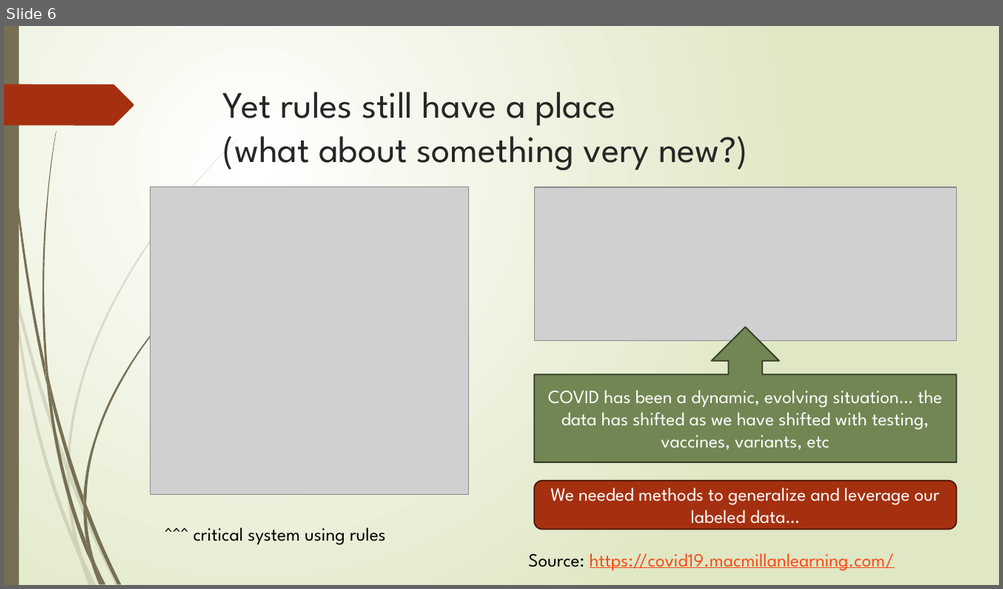
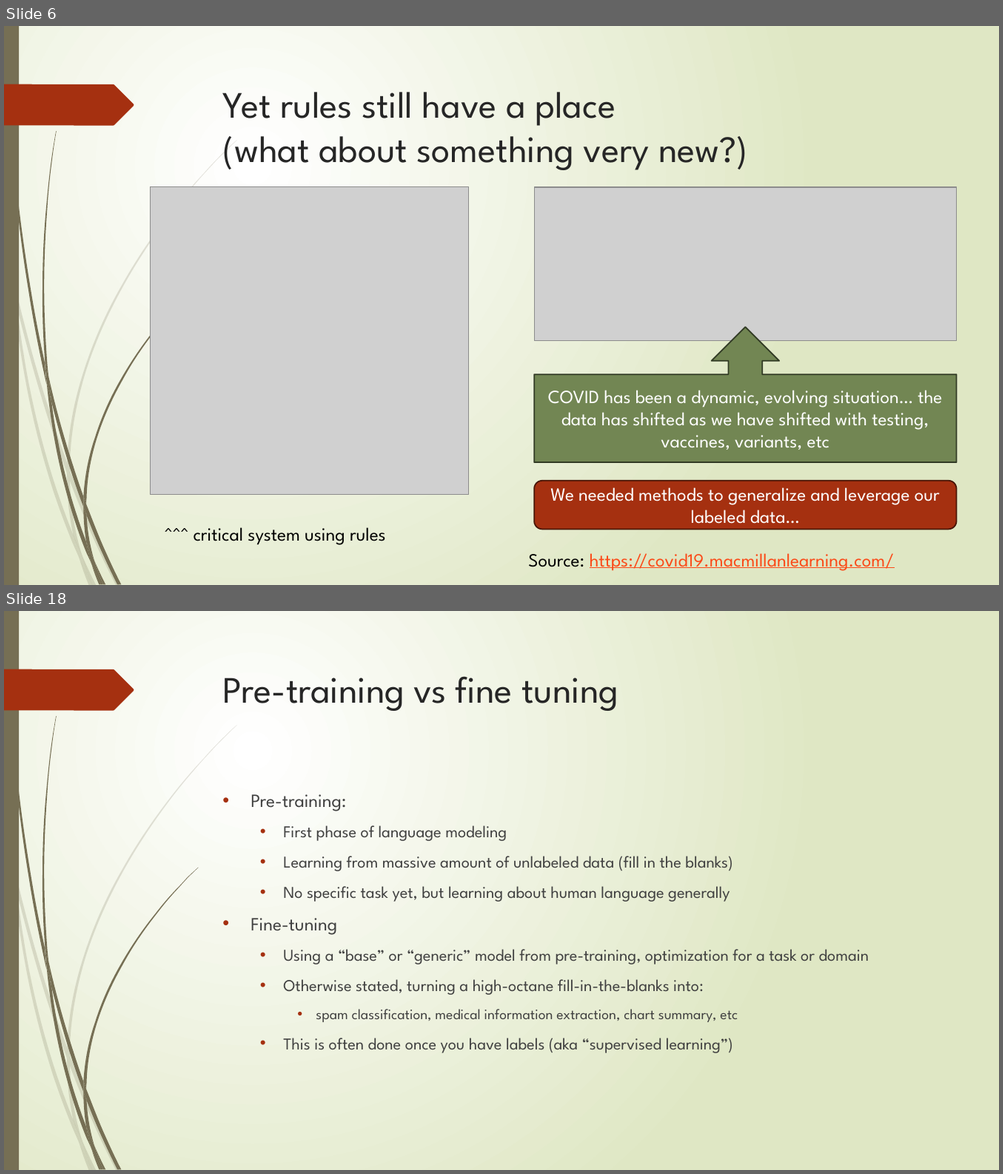
Before and after one commit to abchapman93/delphi-nlp-2024-dev, a slide deck: Slidedecks_ML/2024_Delphi_NLP_with_ML_Part_1.pptx. Shown one above the other, each under a label of ours: slide 6 before the commit, slides 6 and 18 after it; the slides between them are not shown. The pictures are 1003x589 and 1003x1174 pixels, drawn with LibreOffice and Linux fonts; fonts in the diff are those of the drawing; grey boxes stand for pictures. Boxes give left, top, right and bottom in pixels: in the first picture for what was removed or moved away, otherwise in the second. Text is boxed around its words. In the diff, an @@ line names an element or a change of style, - is before the commit and + after.

Commit message:
Wrapping up first pass on 1st slide deck

```diff
--- a/Slidedecks_ML/2024_Delphi_NLP_with_ML_Part_1.pptx
+++ b/Slidedecks_ML/2024_Delphi_NLP_with_ML_Part_1.pptx
@@ slide 18 added at (4, 611, 999, 1170), background gradient #FFFFFF to #DFE8C4; not listed: 24 template elements that a slide beside it also shows @@
@@ title added at (223, 676, 618, 711), 36 pt, text #262626 @@
+Pre-training vs fine tuning
@@ text added at (250, 795, 869, 1054), 16 pt, text #404040 @@
+• Pre-training:
+  • First phase of language modeling
+  • Learning from massive amount of unlabeled data (fill in the blanks)
+  • No specific task yet, but learning about human language generally
+• Fine-tuning
+  • Using a “base” or “generic” model from pre-training, optimization for a task or domain
+  • Otherwise stated, turning a high-octane fill-in-the-blanks into:
+    • spam classification, medical information extraction, chart summary, etc
+  • This is often done once you have labels (aka “supervised learning”)
```
Also in this commit, not shown: 1 slide changed, 13 other slides added.
